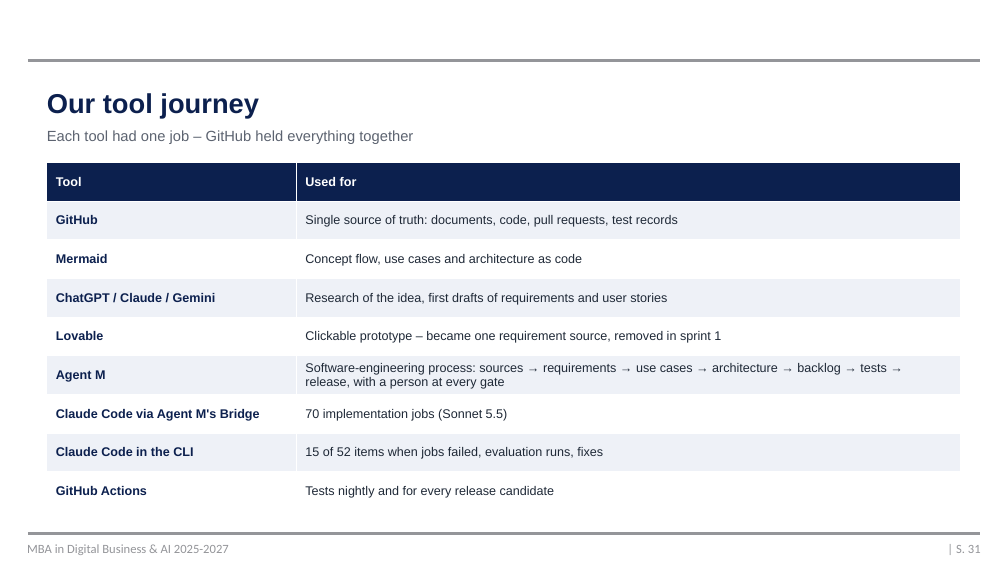
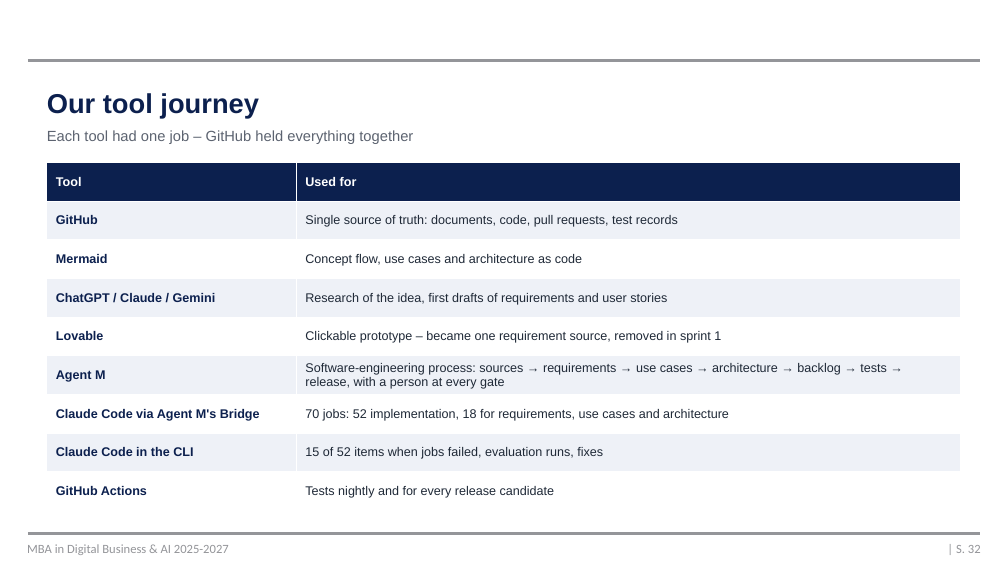
Before and after one commit to mrh421/Applied_AI_DAIY, a slide deck: slide 32 of presentation/DAIY_presentation_v6.pptx (slide 31 before the commit). Drawn at 1008x567 pixels with LibreOffice and Linux fonts; fonts in the diff are those of the drawing; background and template pictures are left out. Boxes give left, top, right and bottom in pixels: in the first picture for what was removed or moved away, otherwise in the second. Text is boxed around its words. In the diff, an @@ line names an element or a change of style, - is before the commit and + after.

```diff
--- a/presentation/DAIY_presentation_v6.pptx
+++ b/presentation/DAIY_presentation_v6.pptx
@@ table at <box>47,163,961,510</box> @@
-row 7, column 2: 70 implementation jobs (Sonnet 5.5)
+row 7, column 2: 70 jobs: 52 implementation, 18 for requirements, use cases and architecture
@@ page number at <box>956,545,981,553</box>: text changed @@
-| S. 31
+| S. 32
```
Also in this commit, not shown: 8 other slides changed, 1 slide added.
